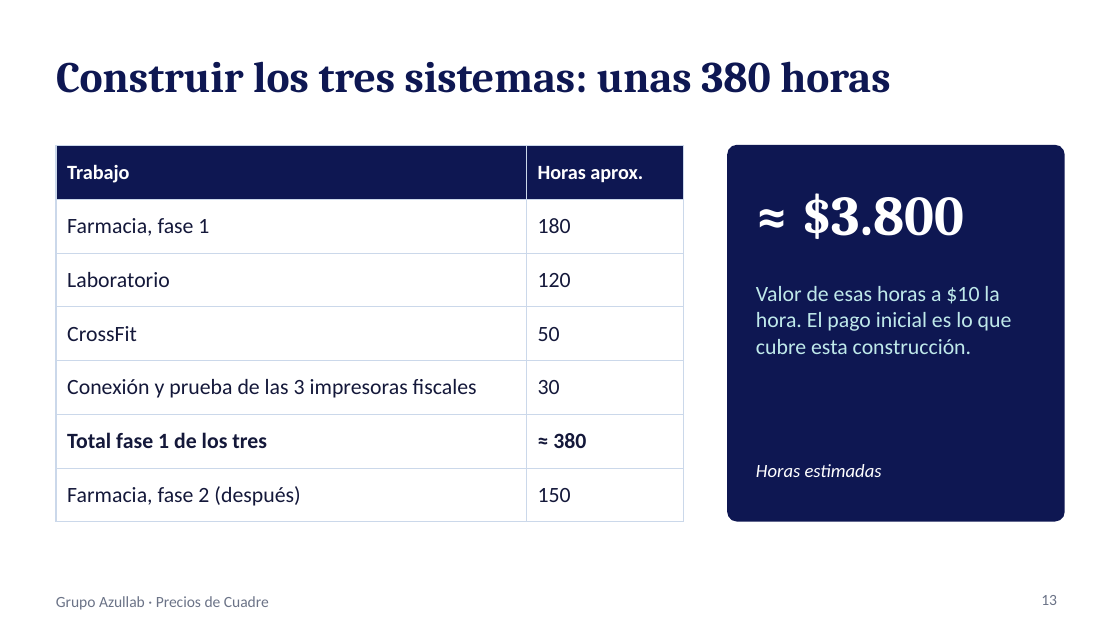
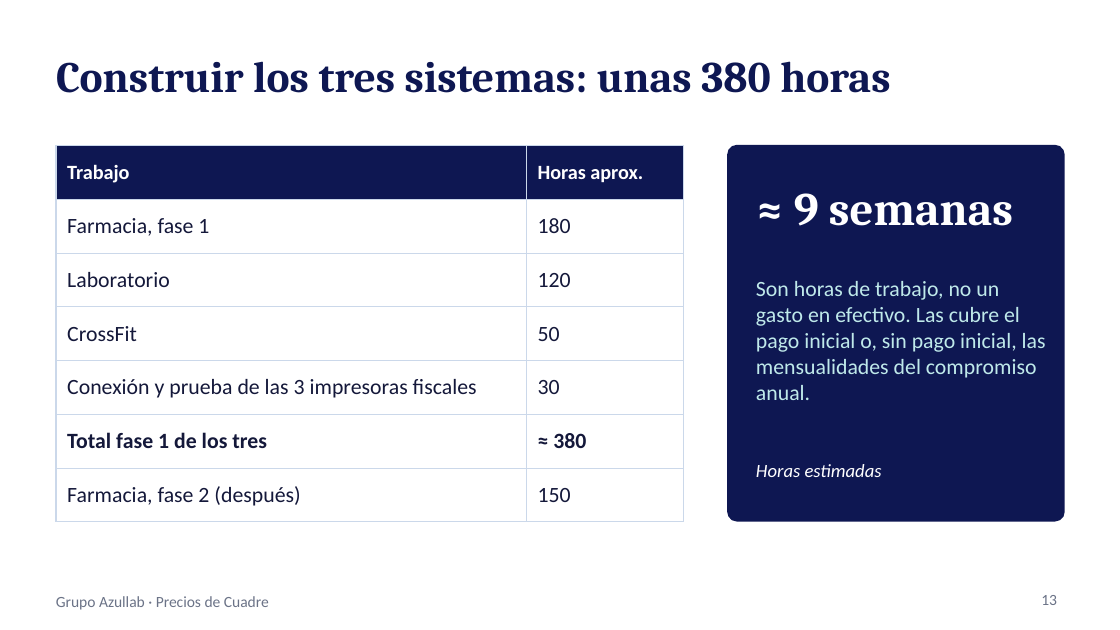
Before and after one commit to josedanielgt1/azullab, a slide deck: slide 13 of propuesta/Precios Grupo Azullab.pptx. Drawn at 1120x630 pixels with LibreOffice and Linux fonts; fonts in the diff are those of the drawing. Boxes give left, top, right and bottom in pixels: in the first picture for what was removed or moved away, otherwise in the second. Text is boxed around its words. In the diff, an @@ line names an element or a change of style, - is before the commit and + after.

```diff
--- a/propuesta/Precios Grupo Azullab.pptx
+++ b/propuesta/Precios Grupo Azullab.pptx
@@ text at box(794, 193, 1013, 226): text changed; size 36 to 30 pt @@
-≈ $3.800
+≈ 9 semanas
@@ text at box(756, 281, 1046, 400): text changed @@
-Valor de esas horas a $10 la hora. El pago inicial es lo que cubre esta construcción.
+Son horas de trabajo, no un gasto en efectivo. Las cubre el pago inicial o, sin pago inicial, las mensualidades del compromiso anual.
```
Also in this commit, not shown: 7 other slides changed.
